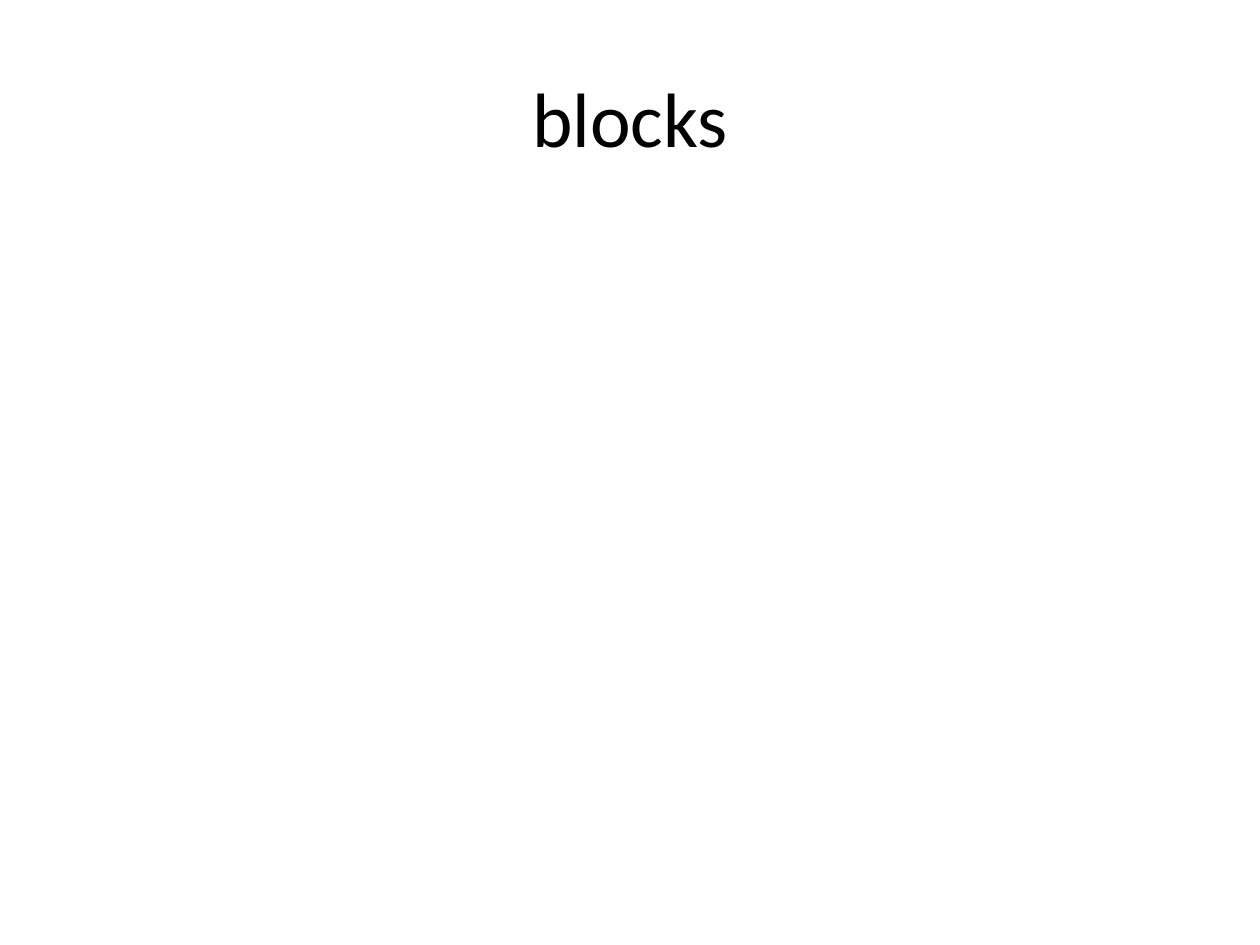
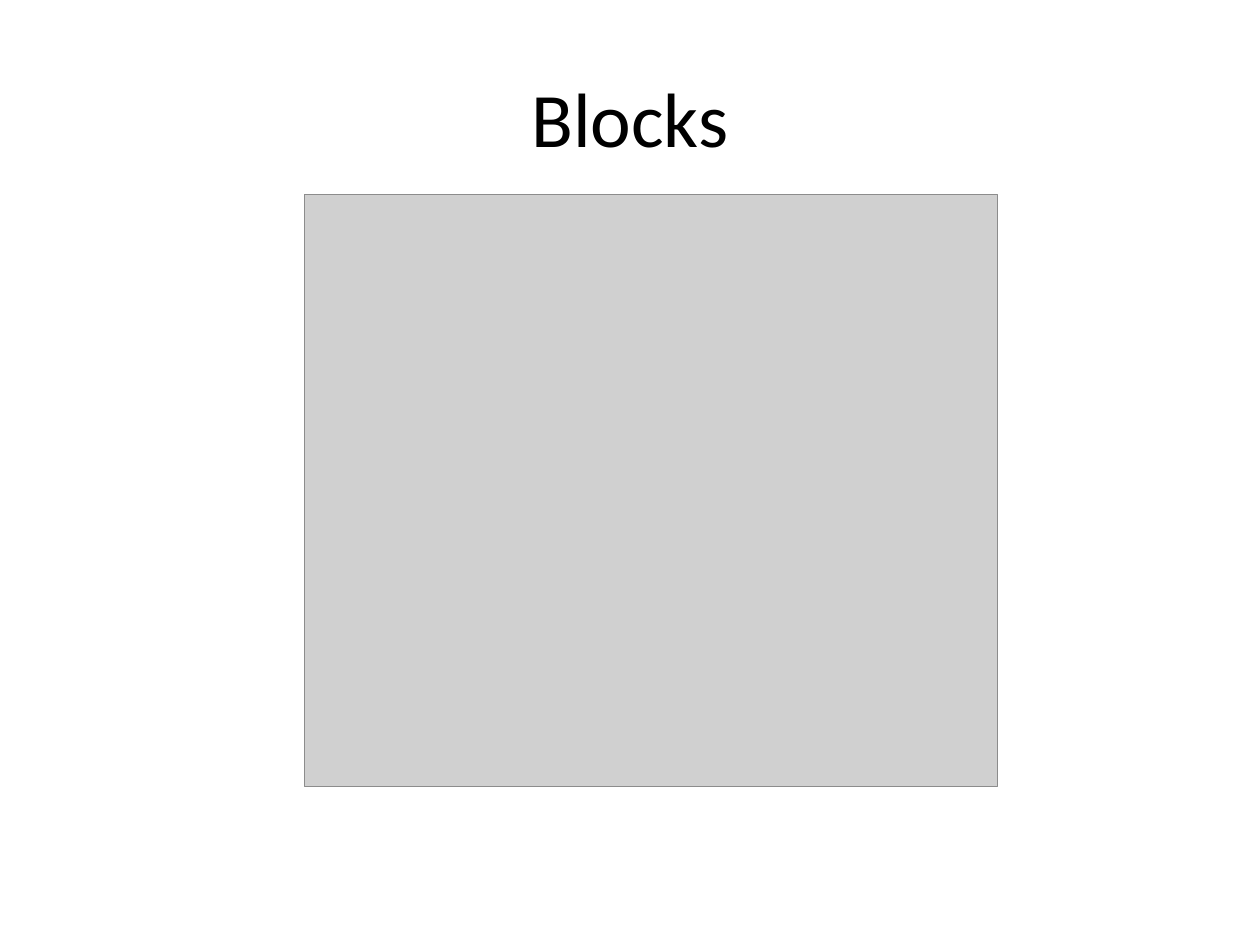
Before and after one commit to tomkasp/spock-presentation, a slide deck: slide 7 of Spock presentation.pptx. Drawn at 1260x945 pixels with LibreOffice and Linux fonts; fonts in the diff are those of the drawing; grey boxes stand for pictures. Boxes give left, top, right and bottom in pixels: in the first picture for what was removed or moved away, otherwise in the second. Text is boxed around its words. In the diff, an @@ line names an element or a change of style, - is before the commit and + after.

```diff
--- a/Spock presentation.pptx
+++ b/Spock presentation.pptx
@@ title at box(531, 93, 728, 148): text changed @@
-blocks
+Blocks
@@ picture added at box(305, 194, 998, 786) @@
```
Also in this commit, not shown: 2 other slides changed, 1 slide added, 1 other file.
